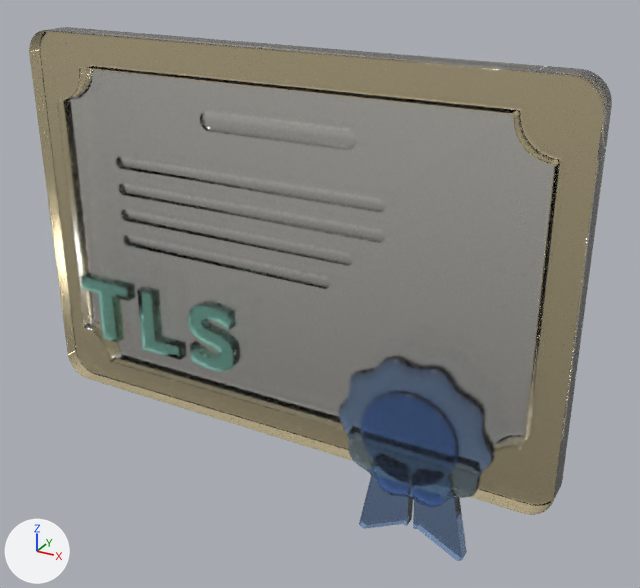
The glTF model deploycli/awsicons/models/aws/acm.glb, before and after one commit.
One viewpoint serves both versions: a camera (50 mm lens) standing at (3.21, -5.26, 4.03) and looking at (0.3, 0.03, 1.38). The lights are fixed; the arrows at lower left show +X, +Y and +Z. The first picture is the older version.

The older version as bpy lines, for what is in view:
```python
me_amber_certificate_frame = bpy.data.meshes.new('Amber certificate frame')
me_amber_certificate_frame.from_pydata(...)  # 3116 vertices, 6232 faces; spans x -2.2..2.2, y -0.14..0.1, z 0.13..3.15
me_amber_certificate_frame.materials.append(mat_honey_amber_glass)  # beige #feecbd
me_engraved_glass_plaque = bpy.data.meshes.new('Engraved glass plaque')
me_engraved_glass_plaque.from_pydata(...)  # 3214 vertices, 6424 faces; spans x -1.96..1.96, y -0.08..0.09, z 0.39..2.89
me_engraved_glass_plaque.materials.append(mat_champagne_plaque_glass)  # white #fefcf3
me_scalloped_ribbon_seal = bpy.data.meshes.new('Scalloped ribbon seal')
me_scalloped_ribbon_seal.from_pydata(...)  # 1080 vertices, 2156 faces; spans x 0.604..1.796, y -0.302..-0.15, z 0.443..1.587
me_scalloped_ribbon_seal.materials.append(mat_sapphire_ribbon_glass)  # blue #aacbfd
ob_amber_certificate_frame = bpy.data.objects.new('Amber certificate frame', me_amber_certificate_frame)
ob_amber_certificate_frame.location = (0.0, 0.0, 0.0)
ob_engraved_glass_plaque = bpy.data.objects.new('Engraved glass plaque', me_engraved_glass_plaque)
ob_engraved_glass_plaque.location = (0.0, 0.0, 0.0)
ob_scalloped_ribbon_seal = bpy.data.objects.new('Scalloped ribbon seal', me_scalloped_ribbon_seal)
ob_scalloped_ribbon_seal.location = (0.0, 0.0, -0.412)
# also in view: 'Ribbon tail right' at (1.42, -0.17, -0.02); 'Raised TLS lettering' at (-1.12, -0.13, 0.89); 'Raised ribbon medallion' at (1.2, -0.33, 0.6); 'Ribbon tail left' at (0.98, -0.17, -0.02)
```
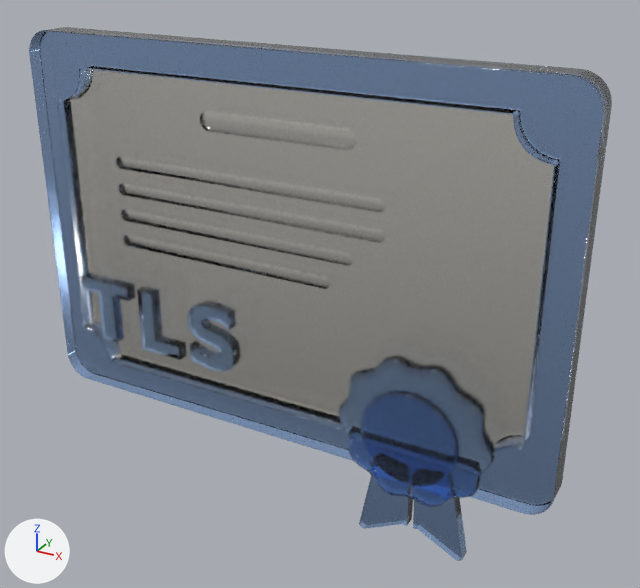
The change, as a diff of the scene's bpy script:
```diff
--- a/deploycli/awsicons/models/aws/acm.glb.py
+++ b/deploycli/awsicons/models/aws/acm.glb.py
@@ me_amber_certificate_frame @@
 me_amber_certificate_frame.from_pydata(...)  # 3116 vertices, 6232 faces; spans x -2.2..2.2, y -0.14..0.1, z 0.13..3.15
-me_amber_certificate_frame.materials.append(mat_honey_amber_glass)  # beige #feecbd
+me_amber_certificate_frame.materials.append(mat_sapphire_ribbon_glass)  # blue #aacbfd
```

What differs and where, as boxes [x1, y1, x2, y2] in the pictures (640 x 588 px):
'Amber certificate frame', recoloured
    both: [29, 29, 612, 515]
